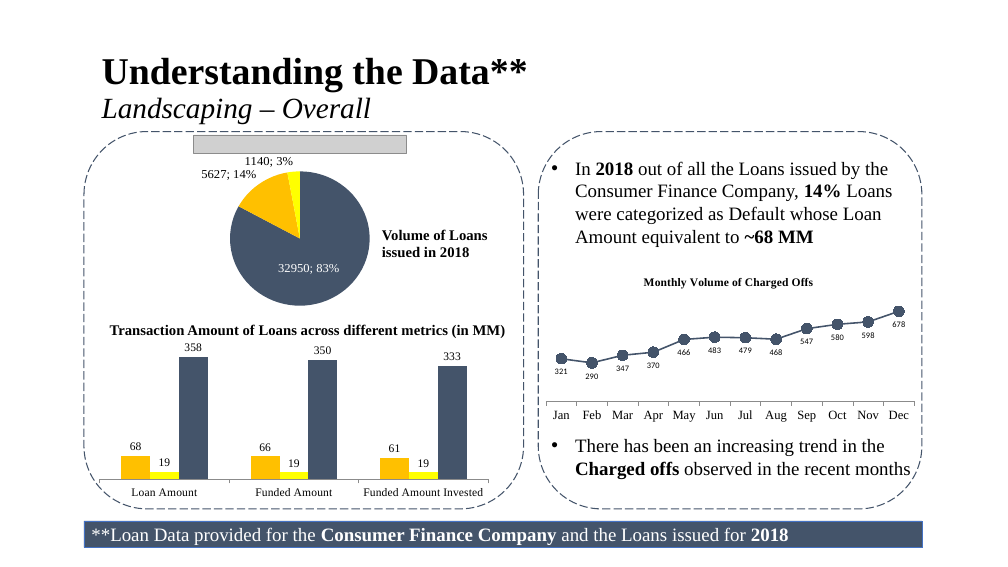
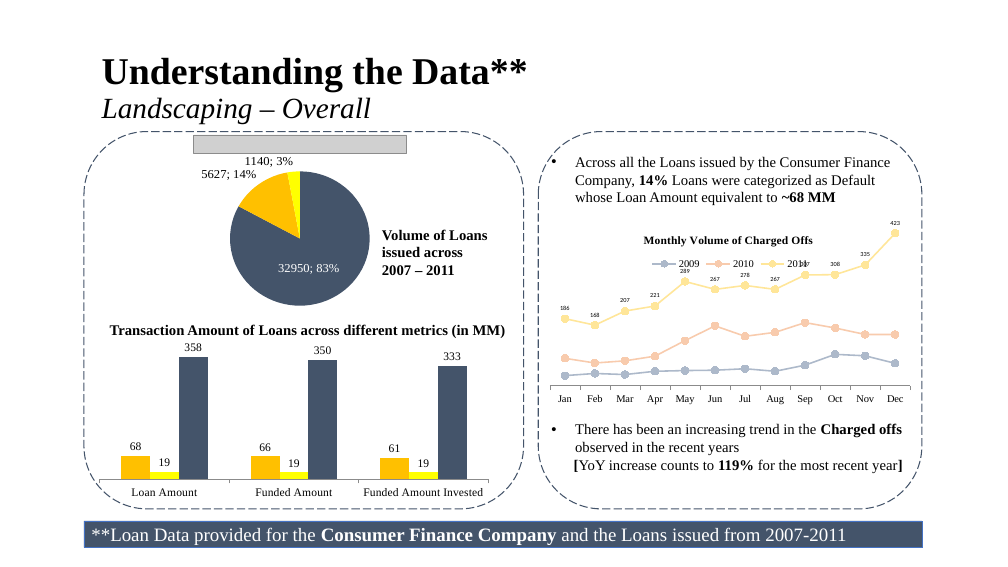
Before and after one commit to brijesh1100/P2-Gramener-Case-Study, a slide deck: slide 4 of Gramener_Case_Study_Presentation_SS.pptx. Drawn at 1008x567 pixels with LibreOffice and Linux fonts; fonts in the diff are those of the drawing; grey boxes stand for pictures; background and template pictures are left out. Boxes give left, top, right and bottom in pixels: in the first picture for what was removed or moved away, otherwise in the second. Text is boxed around its words. In the diff, an @@ line names an element or a change of style, - is before the commit and + after.

```diff
--- a/Gramener_Case_Study_Presentation_SS.pptx
+++ b/Gramener_Case_Study_Presentation_SS.pptx
@@ text at (575, 156, 891, 205): text changed; size 18 to 14 pt @@
-• In 2018 out of all the Loans issued by the Consumer Finance Company, 14% Loans were categorized as Default whose Loan Amount equivalent to ~68 MM
+• Across all the Loans issued by the Consumer Finance Company, 14% Loans were categorized as Default whose Loan Amount equivalent to ~68 MM
@@ text at (382, 229, 487, 275): text changed @@
-Volume of Loans issued in 2018
+Volume of Loans issued across 2007 – 2011
@@ line chart at (538, 219, 922, 407) @@
-Series 1: 321, 290, 347, 370, 466, 483, 479, 468, 547, 580, 598, 678
+2009: 30, 30, 30, 40, 40, 40, 50, 40, 60, 90, 80, 60
@@ colour of 2009 #44546A to #ADB9CA @@
@@ data labels of 2009 removed @@
+2010: 80, 60, 70, 80, 120, 170, 140, 150, 180, 160, 140, 140
+2011: 186, 168, 207, 221, 289, 267, 278, 267, 307, 308, 335, 423
@@ legend changed @@
@@ category axis changed @@
@@ plot area changed @@
@@ line chart: place and size @@
-line chart at (538, 265, 922, 426)
+line chart at (538, 219, 922, 407)
@@ text at (574, 423, 903, 473): text changed; size 18 to 14 pt @@
-• There has been an increasing trend in the Charged offs observed in the recent months
+• There has been an increasing trend in the Charged offs observed in the recent years
+[YoY increase counts to 119% for the most recent year]
@@ text in rectangle at (91, 527, 846, 545): text changed @@
-**Loan Data provided for the Consumer Finance Company and the Loans issued for 2018
+**Loan Data provided for the Consumer Finance Company and the Loans issued from 2007-2011
```
Also in this commit, not shown: 1 other slide changed, 1 slide added.
